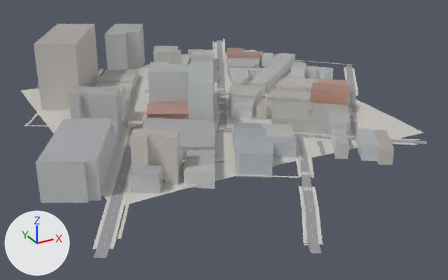
Before and after pictures for a commit that changed the glTF model game/world/tile_-2_0.glb.
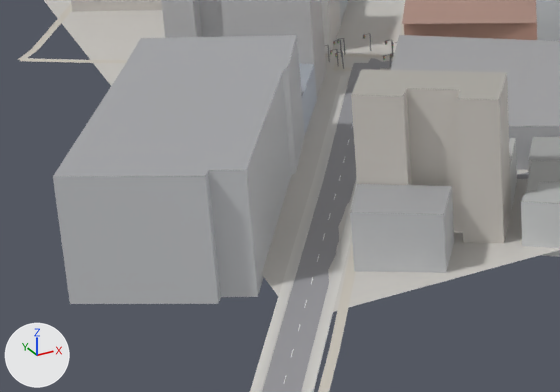
The first picture shows the older version from a 50 mm camera at (-611.0, -575.0, 192.0) aimed at (-385.0, -165.0, -13.0). The close-ups show the older and then the newer version on the part from 4% to 44% of the width and 38% to 82% of the height of that picture. Only the edits that show in the close-ups are written down. The axes (+X, +Y, +Z) are drawn at lower left. The lights are the same throughout. Where no turn or scale is listed for an object, it has been applied to the vertices.

In view in the first close-up: 'buildings', 'paths', 'roads', 'sidewalks', 'terrain' and 2 more.
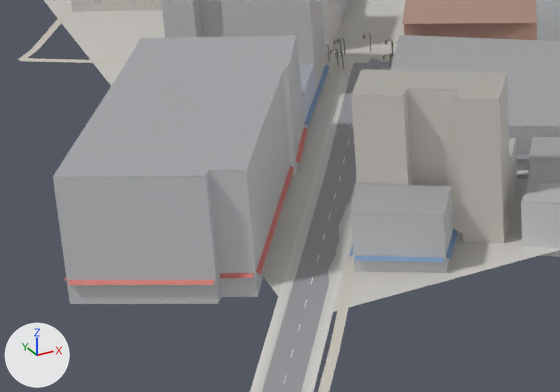
Scene script edits in JSON lines:
```json
{"op": "add", "block": "me_awnings", "code": ["me_awnings = bpy.data.meshes.new('awnings')", "me_awnings.from_pydata(...)  # 280 vertices, 140 faces; spans x -548.0..-245.0, y -268.0..42.0, z 7.0..9.0", "me_awnings.materials.append(mat_defaultmaterial_006)"]}
{"op": "add", "block": "ob_awnings", "code": ["ob_awnings = bpy.data.objects.new('awnings', me_awnings)", "ob_awnings.location = (0.0, 0.0, 0.0)"]}
```

Pixel boxes (x1, y1, x2, y2) of what changed, in the close-ups (560 x 392 px):
```json
{"object": "awnings", "change": "added", "after": [64, 65, 530, 285]}
```
